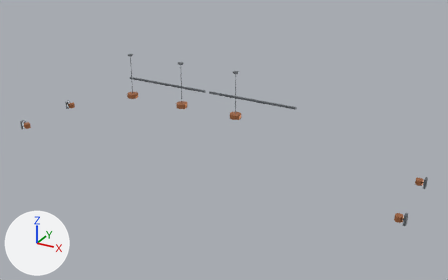
The glTF model assets/models/bar_lighting.glb, before and after one commit.
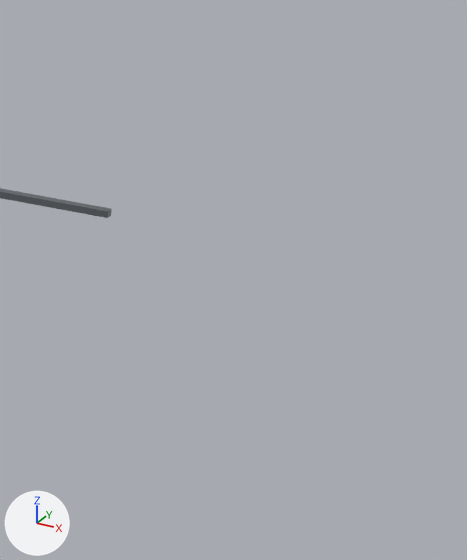
The first picture shows the older version from a camera (50 mm lens) standing at (10.86, -19.69, 11.87) and looking at (0.12, -0.16, 2.1). The close-ups show the older and then the newer version on the part from 60% to 87% of the width and 19% to 71% of the height of that picture. Only the edits that show in the close-ups are written down. Arrows for +X, +Y and +Z are at lower left; the lights stay in place. Where no turn or scale is listed for an object, it has been applied to the vertices.

Objects in the first close-up: 'rear_linear_2'.
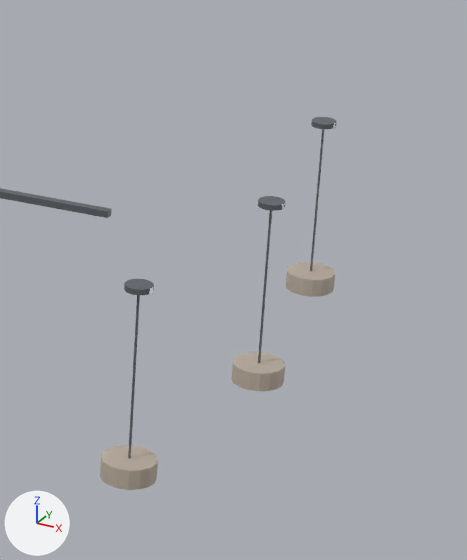
Pixel boxes (x1, y1, x2, y2) of what changed, in the close-ups (467 x 560 px):
'lounge_pendant_3_shade', added: after (100, 446, 158, 490)
'lounge_pendant_2_shade', added: after (231, 352, 285, 391)
'lounge_pendant_1_shade', added: after (286, 262, 335, 297)
'lounge_pendant_3_cord', added: after (128, 295, 140, 459)
'lounge_pendant_3_canopy', added: after (124, 279, 154, 295)
'lounge_pendant_2_cord', added: after (258, 210, 272, 363)
'lounge_pendant_1_cord', added: after (310, 129, 325, 271)
'lounge_pendant_2_canopy', added: after (258, 196, 285, 211)
'lounge_pendant_1_canopy', added: after (311, 117, 337, 129)

What changed in the scene script:
```text
Add mat_frosted_translucent_shade:
    mat_frosted_translucent_shade = principled_material('frosted_translucent_shade')
    mat_frosted_translucent_shade.base_color = (0.78, 0.67, 0.55)  # pale yellow #e5d6c4
    mat_frosted_translucent_shade.roughness = 0.65
    mat_frosted_translucent_shade.transmission_weight = 0.45
Add me_lounge_pendant_3_shade_mesh:
    me_lounge_pendant_3_shade_mesh.from_pydata(...)  # a 16-sided cylinder along z spanning x -0.24..0.24, y -0.24..0.24, z -0.09..0.09
    me_lounge_pendant_3_shade_mesh.materials.append(mat_frosted_translucent_shade)  # pale yellow #e5d6c4
Add me_lounge_pendant_3_cord_mesh:
    me_lounge_pendant_3_cord_mesh.from_pydata(...)  # an 8-sided cylinder along z spanning x -0.01..0.01, y -0.01..0.01, z -0.79..0.79
    me_lounge_pendant_3_cord_mesh.materials.append(mat_dark_silver)  # grey #767c81
Add me_lounge_pendant_2_shade_mesh:
    me_lounge_pendant_2_shade_mesh.from_pydata(...)  # a 16-sided cylinder along z spanning x -0.24..0.24, y -0.24..0.24, z -0.09..0.09
    me_lounge_pendant_2_shade_mesh.materials.append(mat_frosted_translucent_shade)  # pale yellow #e5d6c4
Add me_lounge_pendant_1_shade_mesh:
    me_lounge_pendant_1_shade_mesh.from_pydata(...)  # a 16-sided cylinder along z spanning x -0.24..0.24, y -0.24..0.24, z -0.09..0.09
    me_lounge_pendant_1_shade_mesh.materials.append(mat_frosted_translucent_shade)  # pale yellow #e5d6c4
Add ob_lounge_pendant_3_shade:
    ob_lounge_pendant_3_shade = bpy.data.objects.new('lounge_pendant_3_shade', me_lounge_pendant_3_shade_mesh)
    ob_lounge_pendant_3_shade.location = (4.35, -2.65, 2.72)
Add ob_lounge_pendant_3_cord:
    ob_lounge_pendant_3_cord = bpy.data.objects.new('lounge_pendant_3_cord', me_lounge_pendant_3_cord_mesh)
    ob_lounge_pendant_3_cord.location = (4.35, -2.65, 3.57)
Add ob_lounge_pendant_3_canopy:
    ob_lounge_pendant_3_canopy = bpy.data.objects.new('lounge_pendant_3_canopy', me_pendant_3_canopy_mesh.copy())  # the mesh of ob_pendant_3_canopy
    ob_lounge_pendant_3_canopy.location = (4.35, -2.65, 4.38)
Add ob_lounge_pendant_2_shade:
    ob_lounge_pendant_2_shade = bpy.data.objects.new('lounge_pendant_2_shade', me_lounge_pendant_2_shade_mesh)
    ob_lounge_pendant_2_shade.location = (4.65, -0.25, 2.72)
Add ob_lounge_pendant_2_cord:
    ob_lounge_pendant_2_cord = bpy.data.objects.new('lounge_pendant_2_cord', me_lounge_pendant_3_cord_mesh.copy())
    ob_lounge_pendant_2_cord.location = (4.65, -0.25, 3.57)
Add ob_lounge_pendant_2_canopy:
    ob_lounge_pendant_2_canopy = bpy.data.objects.new('lounge_pendant_2_canopy', me_pendant_3_canopy_mesh.copy())  # the mesh of ob_pendant_3_canopy
    ob_lounge_pendant_2_canopy.location = (4.65, -0.25, 4.38)
Add ob_lounge_pendant_1_shade:
    ob_lounge_pendant_1_shade = bpy.data.objects.new('lounge_pendant_1_shade', me_lounge_pendant_1_shade_mesh)
    ob_lounge_pendant_1_shade.location = (4.35, 2.15, 2.72)
Add ob_lounge_pendant_1_cord:
    ob_lounge_pendant_1_cord = bpy.data.objects.new('lounge_pendant_1_cord', me_lounge_pendant_3_cord_mesh.copy())
    ob_lounge_pendant_1_cord.location = (4.35, 2.15, 3.57)
Add ob_lounge_pendant_1_canopy:
    ob_lounge_pendant_1_canopy = bpy.data.objects.new('lounge_pendant_1_canopy', me_pendant_3_canopy_mesh.copy())  # the mesh of ob_pendant_3_canopy
    ob_lounge_pendant_1_canopy.location = (4.35, 2.15, 4.38)
```
